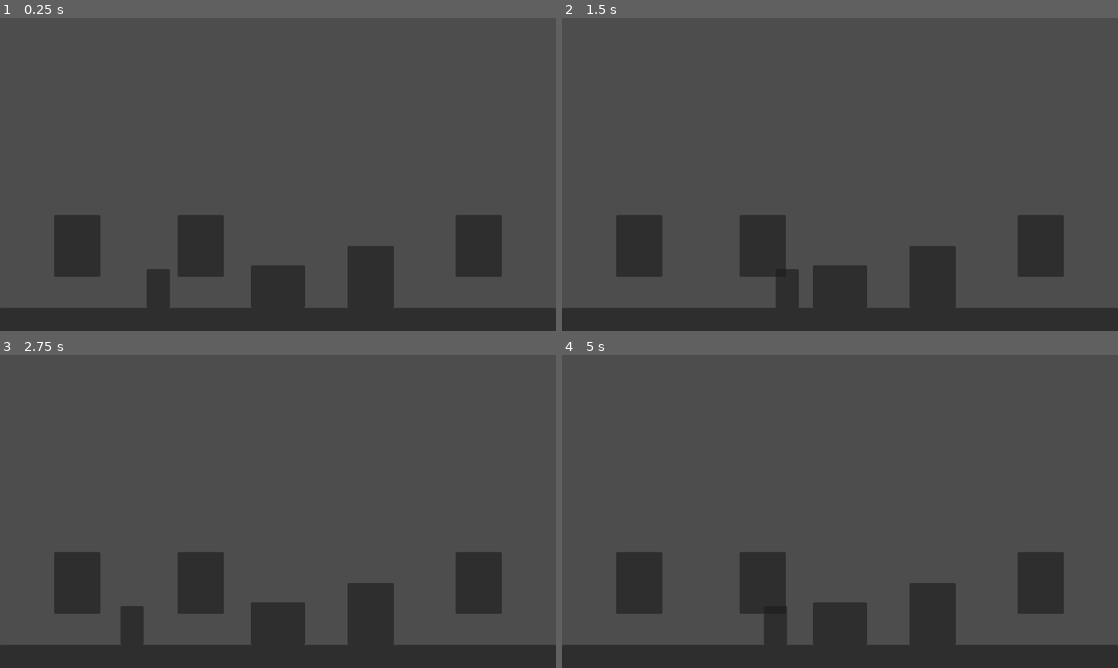
Above: before the commit, frames 1-4 (two rows, left to right).
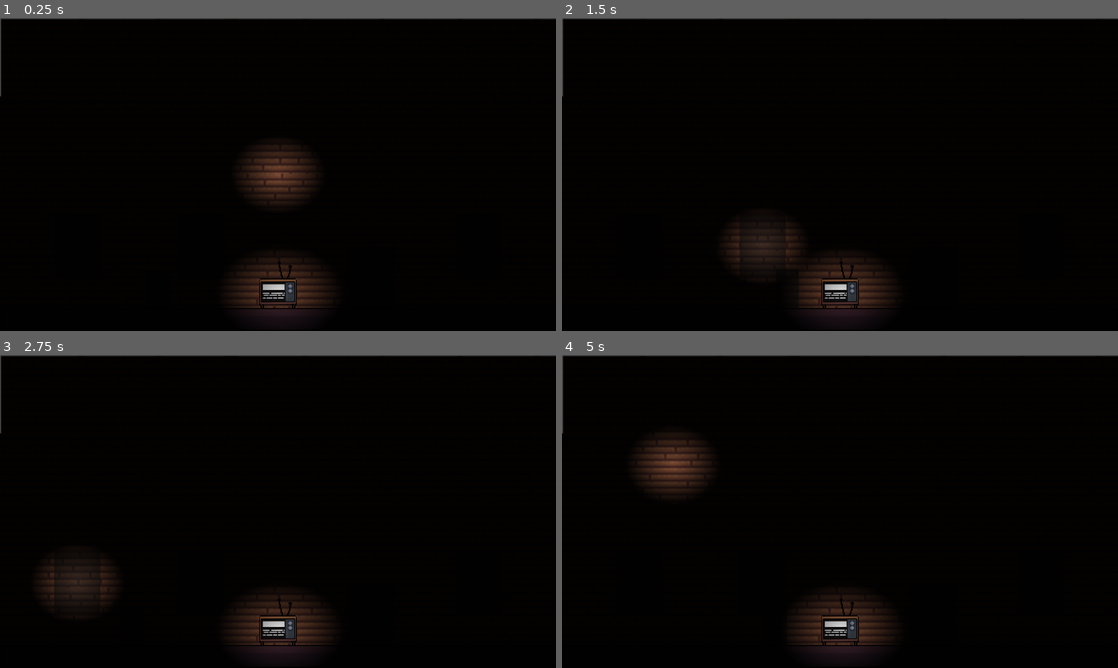
Above: after the commit, the same moments.

Repository: eyyronn/Yuhum
Game: Godot game, scene res://src/room.tscn
The game is run twice, just before and just after one commit, with the same random seed, the same clock (stepped at 60 frames per second) and the same inputs.
Inputs (mouse positions are in pixels of both pictures, inside the frame that each line leads up to):
- Up to frame 1 (0.25 s): no input
- Up to frame 2 (1.5 s): tap Enter at 0.5 s; move the mouse to (840, 287) at 0.52 s; click (840, 287) at 0.6 s; move the mouse to (762, 246) at 1.27 s; click (762, 246) at 1.35 s
- Up to frame 3 (2.75 s): tap Space at 2 s; move the mouse to (77, 583) at 2.02 s; click (77, 583) at 2.1 s
- Up to frame 4 (5 s): move the mouse to (1040, 583) at 2.77 s; click (1040, 583) at 2.85 s; move the mouse to (934, 614) at 3.52 s; click (934, 614) at 3.6 s; move the mouse to (673, 464) at 4.27 s; click (673, 464) at 4.35 s

The runs differ from the first frame. In frame 1, 99% of the frame differs, in the area x 0-100%, y 0-100%; in frame 2, 99%; in frame 3, 99%; in frame 4, 99%.

Commit message:
Add assets for floor, television, and wall: implement lighting

Diff:
--- a/src/Environment/CursorTooltip/CursorTooltip.tscn
+++ b/src/Environment/CursorTooltip/CursorTooltip.tscn
@@ -1,7 +1,16 @@
-[gd_scene load_steps=3 format=3 uid="uid://xghtbstmtywi"]
+[gd_scene load_steps=5 format=3 uid="uid://xghtbstmtywi"]
 
 [ext_resource type="Script" path="res://src/Environment/CursorTooltip/CursorTooltip.gd" id="1_o0uo4"]
 [ext_resource type="FontFile" uid="uid://dkjmri2ehyowu" path="res://Assets/Fonts/Habbo.ttf" id="2_xd102"]
+
+[sub_resource type="Gradient" id="Gradient_1xjlb"]
+colors = PackedColorArray(1, 1, 1, 1, 0, 0, 0, 1)
+
+[sub_resource type="GradientTexture2D" id="GradientTexture2D_t0oga"]
+gradient = SubResource("Gradient_1xjlb")
+fill = 1
+fill_from = Vector2(0.5, 0.5)
+fill_to = Vector2(0.706422, 0.321101)
 
 [node name="CursorTooltip" type="Node2D"]
 script = ExtResource("1_o0uo4")
@@ -12,4 +21,9 @@
 offset_right = 192.0
 offset_bottom = 96.0
 theme_override_fonts/font = ExtResource("2_xd102")
-theme_override_font_sizes/font_size = 24
+theme_override_font_sizes/font_size = 40
+
+[node name="PointLight2D" type="PointLight2D" parent="."]
+scale = Vector2(5.75, 4.75)
+energy = 0.9
+texture = SubResource("GradientTexture2D_t0oga")
--- a/src/Environment/Interactive/door.gd
+++ b/src/Environment/Interactive/door.gd
@@ -1,6 +1,6 @@
 extends Area2D
 
-var tooltip_text = "Lock"
+var tooltip_text = "lock"
 @onready var tooltip = get_node("/root/World/CursorTooltip")
 
 func _on_mouse_entered():
--- a/src/Environment/Interactive/tv.gd
+++ b/src/Environment/Interactive/tv.gd
@@ -1,6 +1,6 @@
 extends Area2D
 
-var tooltip_text = "Watch"
+var tooltip_text = "watch"
 @onready var tooltip = get_node("/root/World/CursorTooltip")
 
 func _on_mouse_entered():
--- a/src/Environment/Interactive/tv.tscn
+++ b/src/Environment/Interactive/tv.tscn
@@ -1,16 +1,32 @@
-[gd_scene load_steps=2 format=3 uid="uid://c7l72fji68s6v"]
+[gd_scene load_steps=5 format=3 uid="uid://c7l72fji68s6v"]
+
+[ext_resource type="Texture2D" uid="uid://bg4k5tn4k7r37" path="res://Assets/Objects/tv.png" id="1_qebv1"]
 
 [sub_resource type="RectangleShape2D" id="RectangleShape2D_j4wro"]
-size = Vector2(112, 88)
+size = Vector2(78, 64)
+
+[sub_resource type="Gradient" id="Gradient_kmcda"]
+colors = PackedColorArray(1, 1, 1, 1, 0, 0, 0, 1)
+
+[sub_resource type="GradientTexture2D" id="GradientTexture2D_ivo4p"]
+gradient = SubResource("Gradient_kmcda")
+fill = 1
+fill_from = Vector2(0.5, 0.5)
+fill_to = Vector2(0.7, 0.7)
 
 [node name="TV" type="Area2D"]
 
 [node name="CollisionShape2D" type="CollisionShape2D" parent="."]
-position = Vector2(0, -44)
+position = Vector2(0, -32)
 shape = SubResource("RectangleShape2D_j4wro")
 
-[node name="Panel" type="Panel" parent="CollisionShape2D"]
-offset_left = -56.0
-offset_top = -44.0
-offset_right = 56.0
-offset_bottom = 44.0
+[node name="Tv" type="Sprite2D" parent="."]
+position = Vector2(-2.23517e-08, -48)
+scale = Vector2(0.289247, 0.289247)
+texture = ExtResource("1_qebv1")
+
+[node name="PointLight2D" type="PointLight2D" parent="."]
+position = Vector2(3.99997, -28.9655)
+scale = Vector2(7.375, 5.59483)
+energy = 0.88
+texture = SubResource("GradientTexture2D_ivo4p")
--- a/src/Environment/Interactive/windows.gd
+++ b/src/Environment/Interactive/windows.gd
@@ -1,6 +1,6 @@
 extends Area2D
 
-var tooltip_text = "Close"
+var tooltip_text = "close"
 @onready var tooltip = get_node("/root/World/CursorTooltip")
 
 func _on_mouse_entered():
--- a/src/room.tscn
+++ b/src/room.tscn
@@ -1,6 +1,8 @@
-[gd_scene load_steps=10 format=3 uid="uid://b8k7y3at6oeuu"]
+[gd_scene load_steps=15 format=3 uid="uid://b8k7y3at6oeuu"]
 
+[ext_resource type="Texture2D" uid="uid://c0halx7juwbkc" path="res://Assets/Background/wall.png" id="1_5yfoh"]
 [ext_resource type="PackedScene" uid="uid://dsj5whffd816d" path="res://src/Player/Player.tscn" id="1_j144i"]
+[ext_resource type="Texture2D" uid="uid://cg8odh0ifb0nl" path="res://Assets/Objects/floor.png" id="1_o4dcc"]
 [ext_resource type="Script" path="res://src/Player/Player.gd" id="2_3mdw3"]
 [ext_resource type="PackedScene" uid="uid://xghtbstmtywi" path="res://src/Environment/CursorTooltip/CursorTooltip.tscn" id="3_kli53"]
 [ext_resource type="PackedScene" uid="uid://c7l72fji68s6v" path="res://src/Environment/Interactive/tv.tscn" id="3_lcwbk"]
@@ -9,10 +11,36 @@
 [ext_resource type="Script" path="res://src/Environment/Interactive/tv.gd" id="5_h6a77"]
 [ext_resource type="Script" path="res://src/Environment/Interactive/door.gd" id="5_u8myj"]
 
+[sub_resource type="TileSetAtlasSource" id="TileSetAtlasSource_rl617"]
+texture = ExtResource("1_5yfoh")
+texture_region_size = Vector2i(172, 172)
+0:0/0 = 0
+
+[sub_resource type="TileSet" id="TileSet_1lwio"]
+sources/0 = SubResource("TileSetAtlasSource_rl617")
+
+[sub_resource type="RectangleShape2D" id="RectangleShape2D_43vav"]
+size = Vector2(129, 752)
+
 [sub_resource type="RectangleShape2D" id="RectangleShape2D_g2l74"]
 size = Vector2(1152, 152)
 
 [node name="World" type="Node2D"]
+
+[node name="TileMap" type="TileMap" parent="."]
+tile_set = SubResource("TileSet_1lwio")
+format = 2
+layer_0/tile_data = PackedInt32Array(327685, 0, 0, 327695, 0, 0, 327705, 0, 0, 327714, 0, 0, 327724, 0, 0, 327734, 0, 0, 327744, 0, 0, 327754, 0, 0, 983043, 0, 0, 983053, 0, 0, 983063, 0, 0, 983073, 0, 0, 983083, 0, 0, 983093, 0, 0, 983103, 0, 0, 983109, 0, 0, 1638468, 0, 0, 1638458, 0, 0, 1638450, 0, 0, 1638440, 0, 0, 1638431, 0, 0, 1638422, 0, 0, 1638412, 0, 0, 1638403, 0, 0, 2293763, 0, 0, 2293773, 0, 0, 2293780, 0, 0, 2293790, 0, 0, 2293800, 0, 0, 2293810, 0, 0, 2293820, 0, 0, 2293830, 0, 0)
+
+[node name="Boundary" type="StaticBody2D" parent="."]
+
+[node name="CollisionShape2D" type="CollisionShape2D" parent="Boundary"]
+position = Vector2(-64.5, 376)
+shape = SubResource("RectangleShape2D_43vav")
+
+[node name="CollisionShape2D2" type="CollisionShape2D" parent="Boundary"]
+position = Vector2(1216, 376)
+shape = SubResource("RectangleShape2D_43vav")
 
 [node name="Floor" type="StaticBody2D" parent="."]
 
@@ -20,11 +48,10 @@
 position = Vector2(576, 676)
 shape = SubResource("RectangleShape2D_g2l74")
 
-[node name="Panel" type="Panel" parent="Floor/FloorShape"]
-offset_left = -576.0
-offset_top = -76.0
-offset_right = 576.0
-offset_bottom = 68.0
+[node name="Floor" type="Sprite2D" parent="Floor/FloorShape"]
+position = Vector2(2.28882e-05, -52)
+scale = Vector2(0.6, 0.6)
+texture = ExtResource("1_o4dcc")
 
 [node name="Interactive" type="Control" parent="."]
 layout_mode = 3
@@ -58,6 +85,10 @@
 
 [node name="CursorTooltip" parent="." instance=ExtResource("3_kli53")]
 
+[node name="DirectionalLight2D" type="DirectionalLight2D" parent="."]
+energy = 0.97
+blend_mode = 1
+
 [connection signal="mouse_entered" from="Interactive/TV" to="Interactive/TV" method="_on_mouse_entered"]
 [connection signal="mouse_exited" from="Interactive/TV" to="Interactive/TV" method="_on_mouse_exited"]
 [connection signal="mouse_entered" from="Interactive/Window2" to="Interactive/Window2" method="_on_mouse_entered"]
Binary file added: Assets/Background/wall.png
Not shown, added: Assets/Background/wall.png.import
Binary file added: Assets/Objects/floor.png
Not shown, added: Assets/Objects/floor.png.import
Binary file added: Assets/Objects/tv.png
Not shown, added: Assets/Objects/tv.png.import
